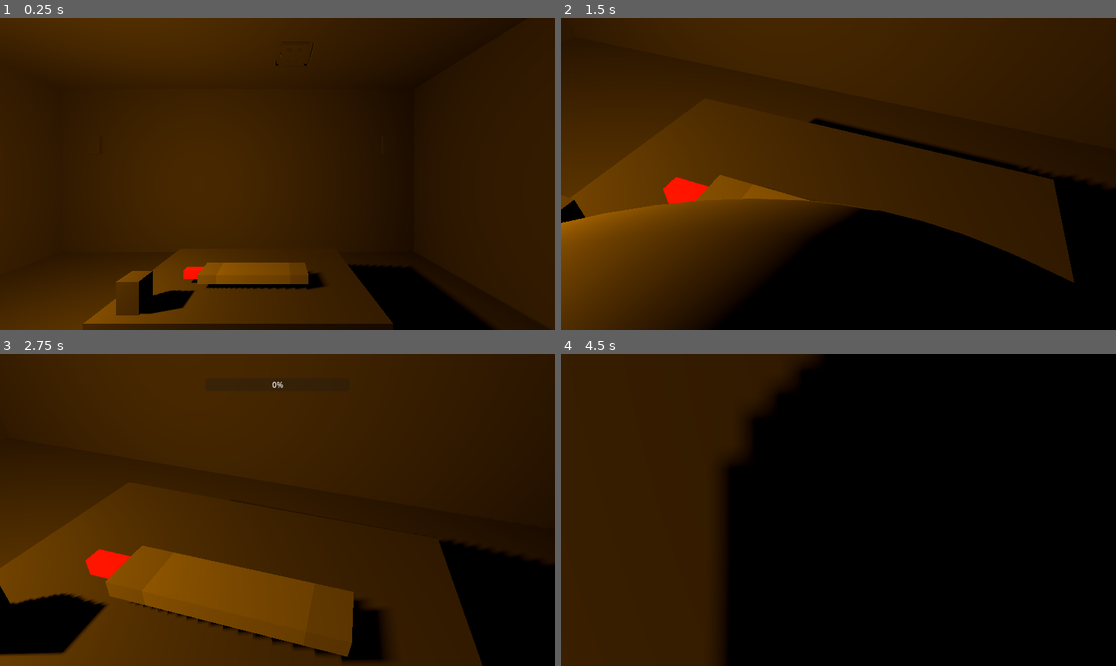
Above: before the commit, frames 1-4 (two rows, left to right).
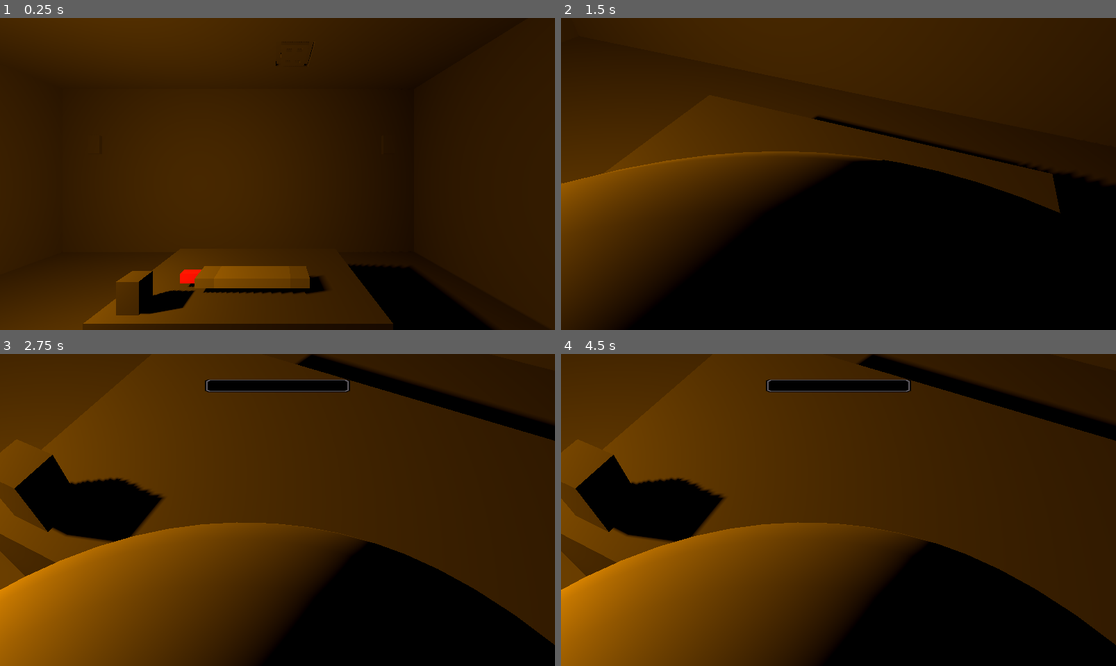
Above: after the commit, the same moments.

Repository: makaempffer/holdmyhammer
Game: Godot game, scene res://scenes/world.tscn
Same seed, same stepped clock (60 frames per second), same inputs: the game is played once before the commit and once after it.
Inputs (mouse positions are in pixels of both pictures, inside the frame that each line leads up to):
- Up to frame 1 (0.25 s): no input
- Up to frame 2 (1.5 s): move the mouse to (866, 174) at 0.52 s; hold W (forward) 0.53-1.28 s; tap G (grab) at 0.6 s; click (866, 174) at 0.67 s; tap Space (jump) at 0.77 s; tap E (interact) at 0.8, 1.35 s; move the mouse to (727, 189) at 1.27 s; hold S (backward) from 1.28 s (still down); click (727, 189) at 1.42 s
- Up to frame 3 (2.75 s): tap Space (jump) at 1.52 s; tap G (grab) at 1.55, 2.1 s; move the mouse to (333, 441) at 2.02 s; release S (backward) at 2.03 s; hold D (right) from 2.03 s (still down); click (333, 441) at 2.17 s; tap E (interact) at 2.3 s
- Up to frame 4 (4.5 s): move the mouse to (832, 516) at 2.77 s; release D (right) at 2.78 s; hold W (forward) from 2.78 s (still down); tap E (interact) at 2.85, 3.8, 4.35 s; click (832, 516) at 2.92 s; tap Space (jump) at 3.02, 3.77 s; tap G (grab) at 3.05, 3.6 s; move the mouse to (877, 513) at 3.52 s; click (877, 513) at 3.67 s; move the mouse to (794, 506) at 4.27 s; click (794, 506) at 4.42 s

The runs differ from the first frame. In frame 1, 0.9% of the frame differs, in the area x 32-59%, y 78-89%; in frame 2, 27%; in frame 3, 45%; in frame 4, 79%, in the area x 0-100%, y 0-100%.

Commit message:
Added player holds&drops smithable items logic plus ui

Diff:
--- a/player.gd
+++ b/player.gd
@@ -5,6 +5,7 @@
 @export var jump_velocity: float = 4.5
 @export var gravity: float = 9.8
 @onready var camera_pivot: Camera3D = $Camera3D
+@onready var hand_socket: Node3D = $HandSocket
 var can_control: bool = true
 var holded_item: SmithableItem = null
 var smithing_item: SmithableItem = null
@@ -62,3 +63,19 @@
 			velocity.y = 0
 
 	move_and_slide()
+
+func grab_smithing_item(item: SmithableItem):
+	# Parent to hand and reset local transform
+	if item.get_parent():
+		item.get_parent().remove_child(item)
+	hand_socket.add_child(item)
+	item.transform = Transform3D.IDENTITY
+	holded_item = item
+	smithing_item = null
+	# Optional: if item has physics/colliders, disable while held
+	# item.set_collision_layer_value(..., false) / custom method like item.set_held(true)
+
+func release_smithing_item() -> SmithableItem:
+	var item := holded_item
+	holded_item = null
+	return item
--- a/scenes/UI/combo_hud.tscn
+++ b/scenes/UI/combo_hud.tscn
@@ -1,6 +1,14 @@
-[gd_scene load_steps=2 format=3 uid="uid://bygcolukodwys"]
+[gd_scene load_steps=6 format=3 uid="uid://bygcolukodwys"]
 
 [ext_resource type="Script" uid="uid://d1ljjgxo78da7" path="res://scripts/UI/combo_hud.gd" id="1_x0rhg"]
+[ext_resource type="Texture2D" uid="uid://1m4huggk73u4" path="res://assets/UI/background.png" id="2_7g0s1"]
+[ext_resource type="Texture2D" uid="uid://ct4y0y73yvxwv" path="res://assets/UI/fill.png" id="3_kl5vu"]
+
+[sub_resource type="StyleBoxTexture" id="StyleBoxTexture_7g0s1"]
+texture = ExtResource("2_7g0s1")
+
+[sub_resource type="StyleBoxTexture" id="StyleBoxTexture_qw24c"]
+texture = ExtResource("3_kl5vu")
 
 [node name="ComboHud" type="CanvasLayer" groups=["hud_combo"]]
 script = ExtResource("1_x0rhg")
@@ -34,4 +42,8 @@
 alignment = 1
 
 [node name="Progress" type="ProgressBar" parent="Control/MarginContainer/VBoxContainer"]
+custom_minimum_size = Vector2(0, 32)
 layout_mode = 2
+theme_override_styles/background = SubResource("StyleBoxTexture_7g0s1")
+theme_override_styles/fill = SubResource("StyleBoxTexture_qw24c")
+show_percentage = false
--- a/scenes/world.tscn
+++ b/scenes/world.tscn
@@ -46,6 +46,9 @@
 [node name="CollisionShape3D" type="CollisionShape3D" parent="Baseroom/Interactables/TableArea"]
 shape = SubResource("SphereShape3D_rwgxs")
 
+[node name="RestSocket" type="Node3D" parent="Baseroom/Interactables/TableArea"]
+transform = Transform3D(1, 0, 0, 0, 1, 0, 0, 0, 1, 0.720436, 0, 0)
+
 [node name="Player" type="CharacterBody3D" parent="." groups=["player"]]
 transform = Transform3D(-5.96046e-08, 0, -1, 0, 1, 0, 1, 0, -5.96046e-08, 0, 2, 2.13011)
 wall_min_slide_angle = 0.785398
@@ -61,3 +64,6 @@
 
 [node name="Camera3D" type="Camera3D" parent="Player"]
 transform = Transform3D(1, 0, 0, 0, 1, 0, 0, 0, 1, 0, 0.581257, 0)
+
+[node name="HandSocket" type="Node3D" parent="Player"]
+transform = Transform3D(1, 0, 0, 0, 1, 0, 0, 0, 1, 0, 0, -0.536028)
--- a/scripts/smithable_item.gd
+++ b/scripts/smithable_item.gd
@@ -66,14 +66,19 @@
 			emit_signal("smithing_completed")
 
 	if not completed:
-		if time_decay_passed >= DECAY_DELAY and progress >= 1 :
+		if time_decay_passed >= DECAY_DELAY and progress >= 1:
 			progress -= PROGRESS_DECAY
 			time_decay_passed = 0
 
 	time_passed += delta
 	time_decay_passed += delta
 
-	if time_passed >= marker_spawn_delay and started:
+	if completed and spawned_decals.size() > 0:
+		for decal in spawned_decals:
+			decal.queue_free()
+			spawned_decals.erase(decal)
+
+	if time_passed >= marker_spawn_delay and started and not completed:
 		var random_pos_x = randf_range(-0.5, 0.6)
 		var random_pos_z = randf_range(-0.15, 0.15)
 		_spawn_hit_marker(Vector3(random_pos_x, 0.2, random_pos_z))
--- a/scripts/table_area.gd
+++ b/scripts/table_area.gd
@@ -1,13 +1,14 @@
-# forge_station.gd
 extends Area3D
 
 const ComboHud := preload("res://scenes/UI/combo_hud.tscn")
 var SmithableItemScene := preload("res://scenes/smithable_item.tscn")
 const SparksEffectScene := preload("res://effects/hit_sparks.tscn")
 
+@onready var rest_socket: Node3D = $RestSocket
+
 var player_in_range := false
-var player_ref = null
-var current_item = null
+var player_ref: Node = null
+var current_item: Node3D = null
 var interacting := false
 
 # keep a private reference (no groups)
@@ -18,17 +19,34 @@
 	body_exited.connect(_on_body_exited)
 
 	current_item = SmithableItemScene.instantiate()
-	add_child(current_item)
-
-	var item = CraftedItem.new("Iron Sword", "Sword", 1, 1, 1)
-	current_item.set_crafted_item(item)
-	current_item.global_transform.origin = global_transform.origin + Vector3(0.8, 0, 0)
-	current_item.rotation_degrees = Vector3(0, -90, 0)
-
+	_place_item_on_table(current_item)
+
+	# Example data for the item
+	if "set_crafted_item" in current_item:
+		var item = CraftedItem.new("Iron Sword", "Sword", 1, 1, 1)
+		current_item.set_crafted_item(item)
+
+	# Signals from the smithable item (guard if method/signal exists)
 	if current_item:
-		current_item.connect("camera_locked", Callable(self, "_on_camera_locked"))
-		current_item.connect("camera_returned", Callable(self, "_on_camera_returned"))
-		current_item.connect("smithing_completed", Callable(self, "_on_smithing_completed"))
+		if current_item.has_signal("camera_locked"):
+			current_item.connect("camera_locked", Callable(self, "_on_camera_locked"))
+		if current_item.has_signal("camera_returned"):
+			current_item.connect("camera_returned", Callable(self, "_on_camera_returned"))
+		if current_item.has_signal("smithing_completed"):
+			current_item.connect("smithing_completed", Callable(self, "_on_smithing_completed"))
+
+func _place_item_on_table(item: Node3D):
+	# Parent to forge and snap to the rest socket
+	if item.get_parent():
+		item.get_parent().remove_child(item)
+	add_child(item)
+	item.global_transform = rest_socket.global_transform
+	# Keep your visual orientation (adjust if your mesh needs it)
+	item.rotation_degrees = Vector3(0, -90, 0)
+	# Optional: re-enable physics/collision when on table (if your item implements it)
+	if "set_held" in item:
+		item.set_held(false)
+	current_item = item
 
 func _on_body_entered(body):
 	if body.is_in_group("player"):
@@ -47,26 +65,75 @@
 func _process(_delta):
 	if player_in_range and Input.is_action_just_pressed("interact"):
 		interact()
-	if interacting:
+	if player_in_range and Input.is_action_just_pressed("grab"):
+		grab()
+
+	if interacting and current_item and "progress" in current_item:
 		var hud := _ensure_hud()
 		hud.set_progress(current_item.progress)
 
 func interact():
-	if current_item.animating_camera or current_item.returning_camera:
+	# Don’t allow interaction if the table has no item (it’s in the player’s hands)
+	if current_item == null:
+		return
+
+	if ("animating_camera" in current_item and current_item.animating_camera) \
+		or ("returning_camera" in current_item and current_item.returning_camera):
 		return
 
 	interacting = !interacting
 	if interacting:
 		Input.mouse_mode = Input.MOUSE_MODE_VISIBLE
 		if current_item:
-			current_item.lock_camera_top_view()
+			if "lock_camera_top_view" in current_item:
+				current_item.lock_camera_top_view()
 			var hud := _ensure_hud()
-			hud.init_progress_bar(current_item.MAX_PROGRESS)
-		if player_ref: player_ref.can_control = false
+			if "MAX_PROGRESS" in current_item:
+				hud.init_progress_bar(current_item.MAX_PROGRESS)
+		if player_ref:
+			player_ref.can_control = false
 	else:
-		if current_item: current_item.return_camera_to_original()
-		if player_ref: player_ref.smithing_item = null
+		if current_item and "return_camera_to_original" in current_item:
+			current_item.return_camera_to_original()
+		if player_ref:
+			player_ref.smithing_item = null
 		Input.mouse_mode = Input.MOUSE_MODE_CAPTURED
+
+func grab():
+	if not player_in_range or not player_ref:
+		return
+
+	# Block grabbing while the table item is animating its camera
+	if current_item and (
+		("animating_camera" in current_item and current_item.animating_camera) or
+		("returning_camera" in current_item and current_item.returning_camera)
+	):
+		return
+
+	# A) Table has an item and player has free hands -> pick it up
+	if current_item and player_ref.holded_item == null:
+		if "grab_smithing_item" in player_ref:
+			player_ref.grab_smithing_item(current_item)
+			# Optional: mark held on the item
+			if "set_held" in current_item:
+				current_item.set_held(true)
+		player_ref.smithing_item = player_ref.holded_item
+		current_item = null
+		return
+
+	# B) Player is holding something and table is empty -> put it back
+	if player_ref.holded_item and current_item == null:
+		var item = null
+		if "release_smithing_item" in player_ref:
+			item = player_ref.release_smithing_item()
+		else:
+			# Fallback if release method missing
+			item = player_ref.holded_item
+			player_ref.holded_item = null
+		if item:
+			_place_item_on_table(item)
+			player_ref.smithing_item = current_item
+		return
 
 func _on_camera_locked():
 	var hud := _ensure_hud()
@@ -75,6 +142,7 @@
 
 	if player_ref:
 		player_ref.can_control = false
+	if current_item and "started" in current_item:
 		current_item.started = true
 
 func _on_camera_returned():
@@ -84,23 +152,33 @@
 	if player_ref:
 		player_ref.can_control = true
 		player_ref.smithing_item = null
+	if current_item and "started" in current_item:
 		current_item.started = false
 
 func _input(event):
 	if player_in_range and event is InputEventMouseButton and event.pressed and event.button_index == MOUSE_BUTTON_LEFT:
 		if player_ref and player_ref.smithing_item and interacting:
-			var click_info = get_marker_clicked(player_ref.smithing_item.spawned_decals)
-			if click_info.has("marker"):
-				spawn_hit_effect(click_info.marker.global_transform.origin)
-				# Feed a judgment to HUD (optional)
-
-				var dist: float = float(click_info.distance)
-				current_item.progress += _judge_distance(dist)
+			# Use the table item (not the held one) while interacting
+			var target_item = player_ref.smithing_item
+			if not target_item:
+				return
+			if "spawned_decals" not in target_item:
+				return
+			var markers = target_item.spawned_decals
+			for i in range(markers.size() - 1, -1, -1):
+				var click_info = get_marker_clicked([markers[i]])
+				if click_info.has("marker"):
+					spawn_hit_effect(markers[i].global_transform.origin)
+					if current_item and "progress" in current_item:
+						current_item.progress += _judge_distance(float(click_info.distance))
+					markers[i].queue_free()
+					markers.remove_at(i)
+					break
 
 func _judge_distance(d: float) -> float:
-	if d < 8.0: return 5
-	if d < 18.0: return 3
-	if d < 28.0: return 1
+	if d < 8.0: return 10
+	if d < 18.0: return 9
+	if d < 28.0: return 7
 	return 1
 
 func get_marker_clicked(markers: Array) -> Dictionary:
@@ -138,7 +216,8 @@
 	var spark_instance = SparksEffectScene.instantiate()
 	get_tree().current_scene.add_child(spark_instance)
 	spark_instance.global_position = hit_position
-	spark_instance.hit()
+	if "hit" in spark_instance:
+		spark_instance.hit()
 
 # ---------- lazy HUD helpers (no groups) ----------
 func _ensure_hud() -> CanvasLayer:
@@ -158,7 +237,13 @@
 	# auto-exit interaction
 	if interacting:
 		interacting = false
-		if current_item: current_item.return_camera_to_original()
+		if current_item and "return_camera_to_original" in current_item:
+			current_item.return_camera_to_original()
 		var hud := _ensure_hud()
 		hud.hide_hud()
 		Input.mouse_mode = Input.MOUSE_MODE_CAPTURED
+
+func _exit_tree():
+	# Safety: clear player binding if forge is removed
+	if player_ref and is_instance_valid(player_ref):
+		player_ref.smithing_item = null
Binary file added: assets/UI/background.png
Not shown, added: assets/UI/background.png.import
Binary file added: assets/UI/fill.png
Not shown, added: assets/UI/fill.png.import
Binary file added: assets/UI/panel-transparent-center-001.png
Not shown, added: assets/UI/panel-transparent-center-001.png.import
